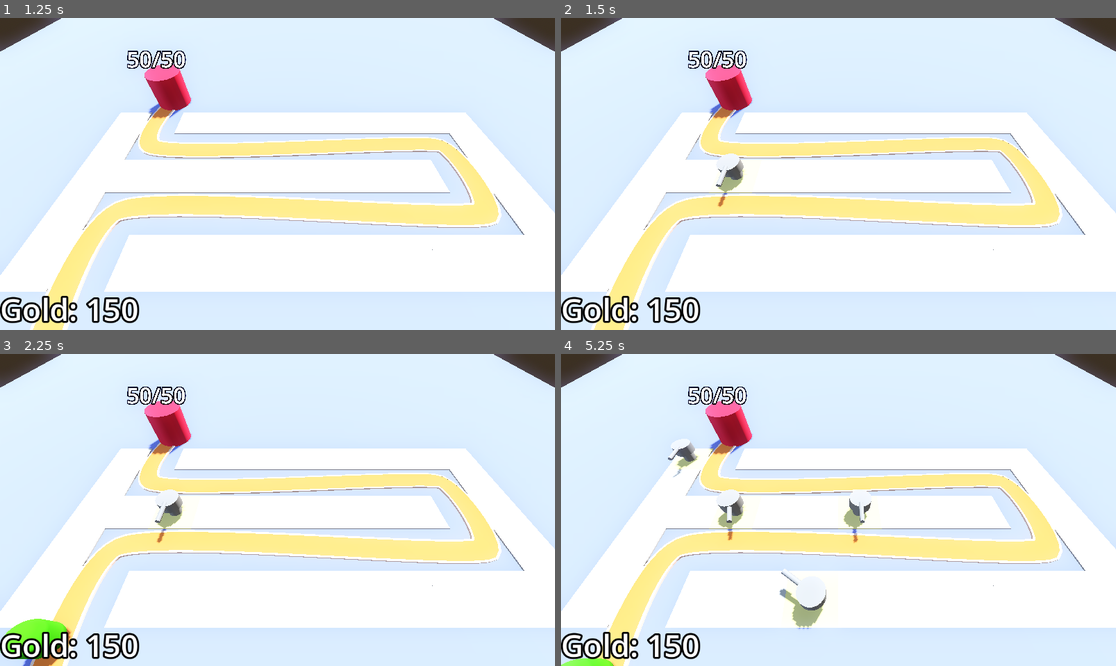
Above: before the commit, frames 1-4 (two rows, left to right).
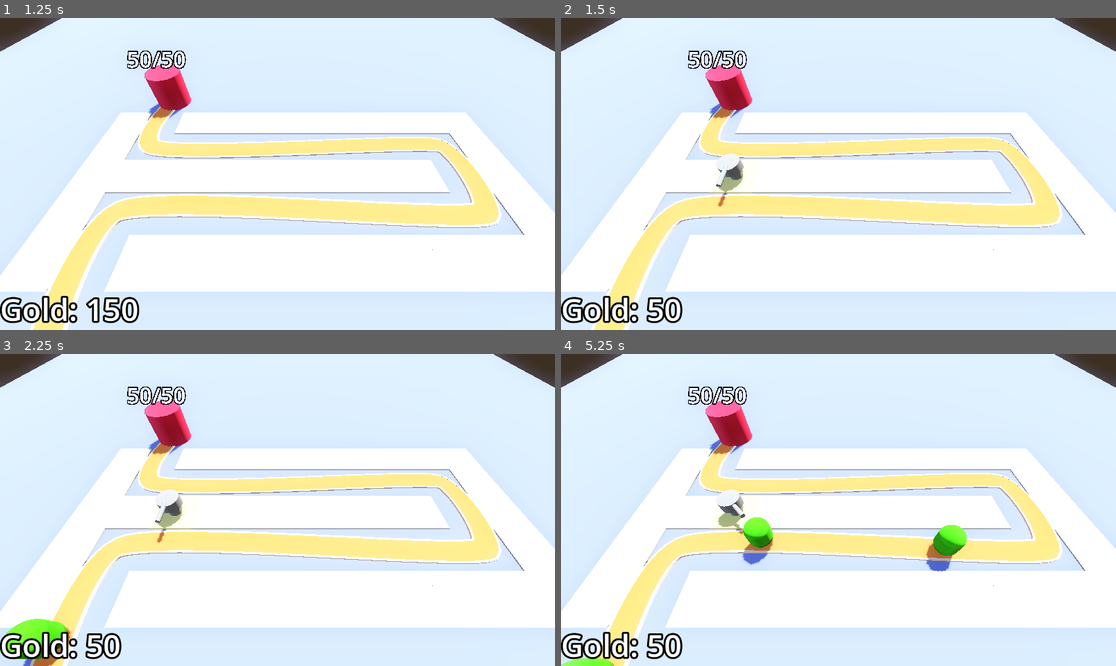
Above: after the commit, the same moments.

Repository: ConnerGordon/barbarian-blaster
Game: Godot game, scene res://levels/baselevel.tscn
Same seed, same stepped clock (60 frames per second), same inputs: the game is played once before the commit and once after it.
Inputs (mouse positions are in pixels of both pictures, inside the frame that each line leads up to):
- Up to frame 1 (1.25 s): tap Enter at 0.5 s; move the mouse to (399, 158) at 0.52 s; click (399, 158) at 0.6 s
- Up to frame 2 (1.5 s): tap Space at 1.25 s; move the mouse to (727, 189) at 1.27 s; click (727, 189) at 1.35 s
- Up to frame 3 (2.25 s): tap Enter at 2 s; move the mouse to (333, 441) at 2.02 s; click (333, 441) at 2.1 s
- Up to frame 4 (5.25 s): move the mouse to (810, 572) at 2.77 s; click (810, 572) at 2.85 s; move the mouse to (1005, 556) at 3.52 s; click (1005, 556) at 3.6 s; move the mouse to (672, 463) at 4.27 s; click (672, 463) at 4.35 s; move the mouse to (866, 510) at 5.02 s; click (866, 510) at 5.1 s

Frame 1 is identical in both runs. In frame 2, 0.6% of the frame differs, in the area x 15-26%, y 89-98%; in frame 3, 0.6%; in frame 4, 3.1%, in the area x 15-74%, y 28-98%.

Commit message:
banktime

Diff:
--- a/enmy/enemy.gd
+++ b/enmy/enemy.gd
@@ -4,9 +4,9 @@
 @export var speed:= 10.0
 @export var maxhel:= 50
 
-
+@export var defgold := 25
 @onready var animation_player: AnimationPlayer = $AnimationPlayer
-
+@onready var bank = get_tree().get_first_node_in_group("goonbank")
 
 var health: int:
 	set(nhealth):
@@ -15,6 +15,7 @@
 		health = nhealth
 
 		if health <1:
+			bank.gold += defgold
 			queue_free()
 
 @onready var base : Base = get_tree().get_first_node_in_group("base")
--- a/levels/baselevel.tscn
+++ b/levels/baselevel.tscn
@@ -130,7 +130,7 @@
 turret = ExtResource("6_76r3m")
 enmana = NodePath("../Path3D")
 
-[node name="bank" type="MarginContainer" parent="."]
+[node name="bank" type="MarginContainer" parent="." groups=["goonbank"]]
 anchors_preset = 15
 anchor_right = 1.0
 anchor_bottom = 1.0
--- a/project.godot
+++ b/project.godot
@@ -19,6 +19,7 @@
 
 base=""
 enemy_area=""
+goonbank=""
 
 [input]
 
--- a/raypickercamera/raypickercamera.gd
+++ b/raypickercamera/raypickercamera.gd
@@ -4,10 +4,17 @@
 @export var turret_manager : TurretManager
 @onready var ray_cast_3d: RayCast3D = $RayCast3D
 
+@onready var bank := get_tree().get_first_node_in_group("goonbank")
+
+
+@export_enum("ez","mid","hard") var difficulty := "mid"
+var tower_dict = {"ez":50,"mid":100, "hard":150}
+var tower_cost : int
+
 
 # Called when the node enters the scene tree for the first time.
 func _ready() -> void:
-	Input.set_default_cursor_shape(Input.CURSOR_POINTING_HAND)
+	tower_cost = tower_dict[difficulty]
 
 
 # Called every frame. 'delta' is the elapsed time since the previous frame.
@@ -18,7 +25,7 @@
 	ray_cast_3d.force_raycast_update()
 
 	##printt(ray_cast_3d.get_collider(), ray_cast_3d.get_collision_point())
-	if ray_cast_3d.is_colliding():
+	if ray_cast_3d.is_colliding() and bank.gold >= tower_cost:
 		var collider = ray_cast_3d.get_collider()
 		if collider is GridMap:
 			var collision_point = ray_cast_3d.get_collision_point()
@@ -26,6 +33,7 @@
 			if gridmap.get_cell_item(cell) == 0:
 				Input.set_default_cursor_shape(Input.CURSOR_POINTING_HAND)
 				if Input.is_action_just_pressed("click"):
+					bank.gold -=100
 					gridmap.set_cell_item(cell,1)
 					var tilpos = gridmap.map_to_local(cell)
 					turret_manager.build_turret(tilpos)
